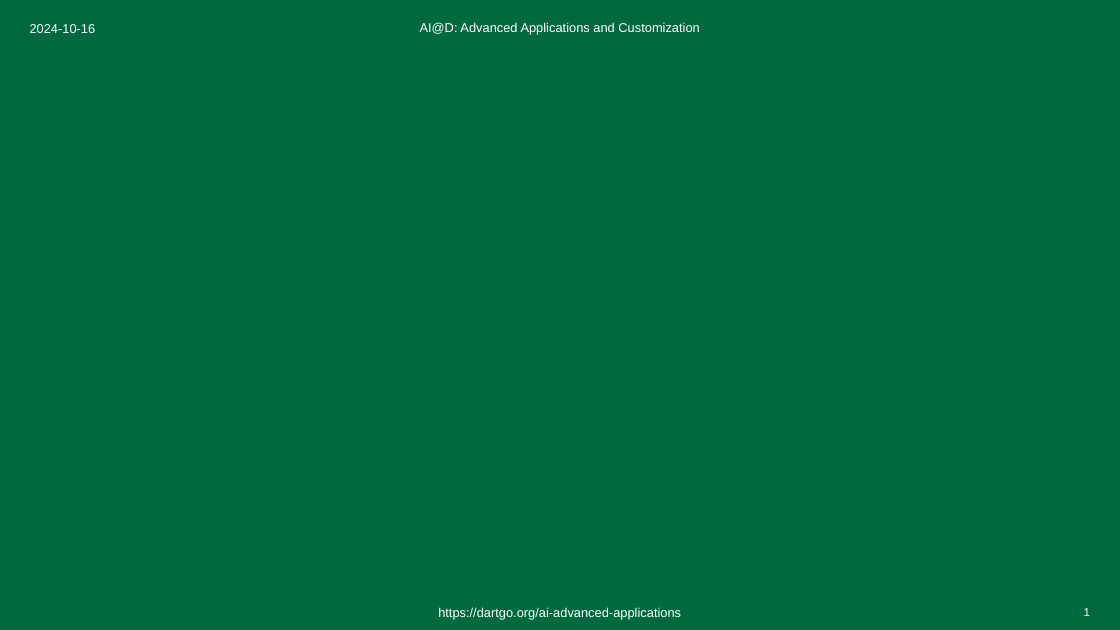
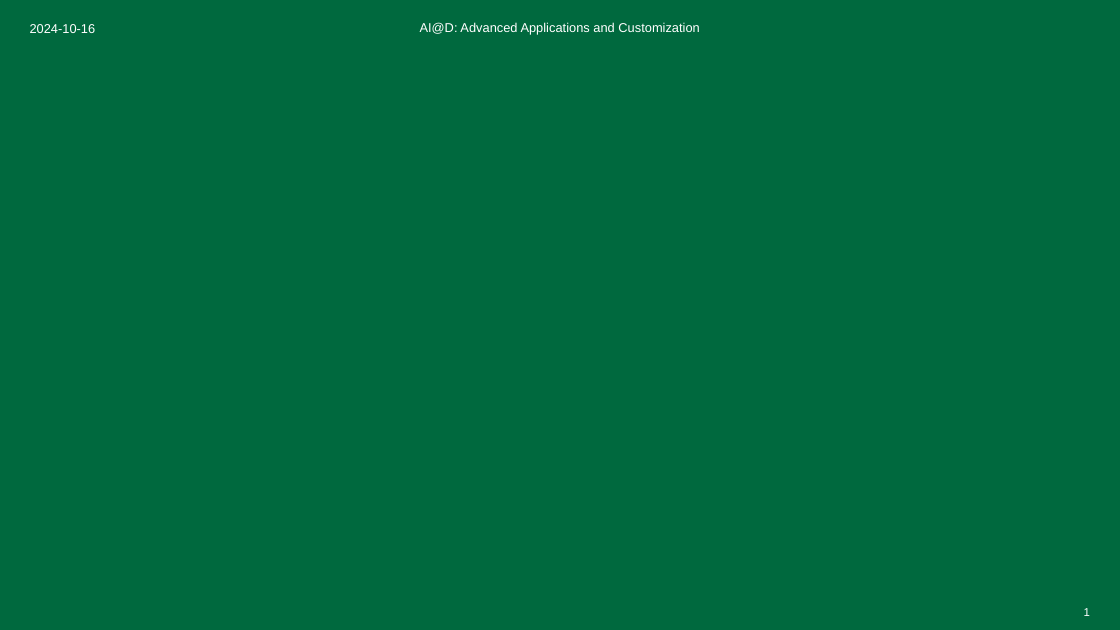
Before and after one commit to Dartmouth-Libraries/ai-advanced-applications, a slide deck: slide 1 of ppt/2024-10-16-ai-advanced-applications.pptx. Drawn at 1120x630 pixels with LibreOffice and Linux fonts; fonts in the diff are those of the drawing; background and template pictures are left out. Boxes give left, top, right and bottom in pixels: in the first picture for what was removed or moved away, otherwise in the second. Text is boxed around its words. In the diff, an @@ line names an element or a change of style, - is before the commit and + after.

```diff
--- a/ppt/2024-10-16-ai-advanced-applications.pptx
+++ b/ppt/2024-10-16-ai-advanced-applications.pptx
@@ text removed at (438,607,681,619) @@
-https://dartgo.org/ai-advanced-applications
```
Also in this commit, not shown: 9 other slides changed, 1 other file.
